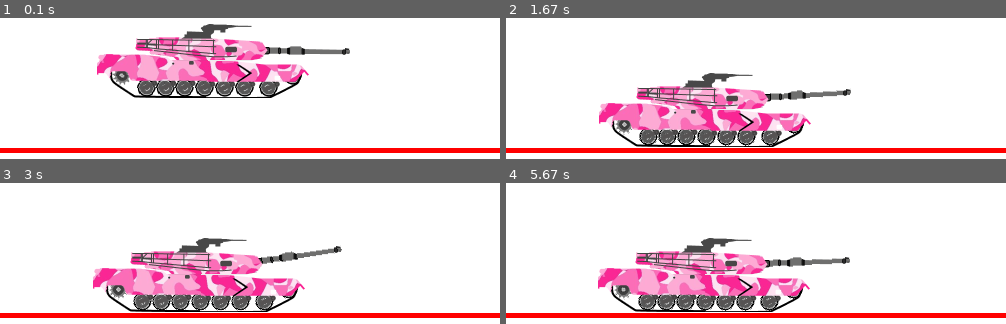
Above: before the commit, frames 1-4 (two rows, left to right).
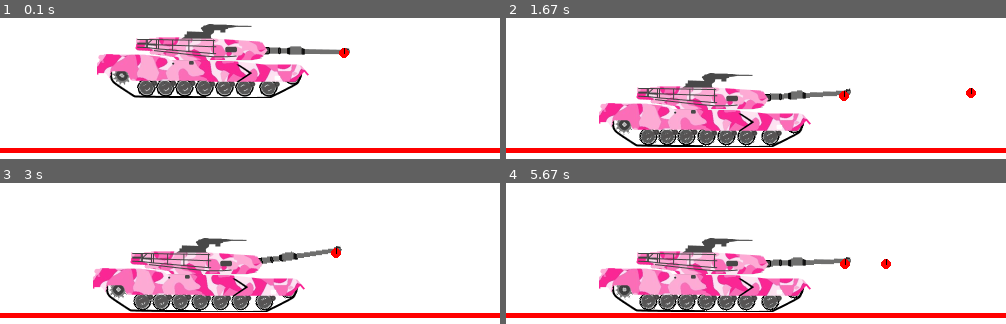
Above: after the commit, the same moments.

Repository: semboko/pygame_sandbox_luka
Game: pygame game, started from main.py
The game is run twice, just before and just after one commit, with the same random seed, the same clock (stepped at 60 frames per second) and the same inputs.
Inputs:
- Up to frame 1 (0.1 s): no input
- Up to frame 2 (1.67 s): tap Space at 0.33, 0.73, 1.03, 1.23, 1.57 s; hold Up 0.67-1.13 s; hold Down 1.17-1.47 s; hold Up from 1.5 s (still down)
- Up to frame 3 (3 s): release Up at 1.87 s; hold Down 1.9-2.27 s; tap Space at 1.97, 2.37, 2.7 s; hold Up 2.3-2.6 s; hold Down 2.63-2.93 s; hold Up from 2.97 s (still down)
- Up to frame 4 (5.67 s): tap Space at 3.03, 3.43, 3.83, 4.17, 4.5, 4.9, 5.3, 5.63 s; release Up at 3.33 s; hold Down 3.37-3.73 s; hold Up 3.77-4.07 s; hold Down 4.1-4.4 s; hold Up 4.43-4.8 s; hold Down 4.83-5.2 s; hold Up 5.23-5.53 s; hold Down from 5.57 s (still down)

The runs differ from the first frame. In frame 1, 0.1% of the frame differs, in the area x 67-70%, y 21-29%; in frame 2, 0.3%; in frame 3, 0.1%; in frame 4, 4.1%, in the area x 18-77%, y 39-92%.

Commit message:
Added ammo

Diff:
--- a/components/ball.py
+++ b/components/ball.py
@@ -10,7 +10,7 @@
     def __init__(self, coord: Tuple[int, int], r: int, s: pymunk.Space) -> None:
         self.body = pymunk.Body()
         self.body.position = coord
-        self.body.velocity_func = self.limit_velocity
+        # self.body.velocity_func = self.limit_velocity
 
         self.radius = r
         self.shape = pymunk.Circle(self.body, r)
--- a/components/tank.py
+++ b/components/tank.py
@@ -73,10 +73,15 @@
         space.add(self.motor)
 
 
+class Ammo(Ball):
+    pass
+
+
 class Tank:
     def __init__(self, origin: Vec2d, space: Space) -> None:
         self.origin = origin
         self.cf = ShapeFilter(group=1)
+        self.space = space
 
         self.tb = PolyComponent(
             origin=origin + Vec2d(0, -30),
@@ -183,6 +188,8 @@
         for wheel in self.wheels:
             space.add(GearJoint(self.rw.body, wheel.body, 0, 1))
 
+        self.ammo, self.ammo_joint = self.create_ammo(space)
+
 
     def create_rear_wheel(self, space: Space) -> RearWheel:
         r = 9
@@ -236,8 +243,38 @@
         self.gun_angle.min += diff
         self.gun_angle.max += diff
 
-    def fire(self):
-        pass
+
+    def create_ammo(self, space: Space) -> Tuple[Ammo, PivotJoint]:
+        bb = self.gun.shape.bb
+        x = bb.right - 5
+        y = bb.top - 15
+        ammo = Ammo((x, y), 5, space)
+        ammo.shape.filter = self.cf
+
+        joint = PivotJoint(
+            ammo.body,
+            self.gun.body,
+            ammo.body.world_to_local(ammo.body.position),
+            self.gun.body.world_to_local(ammo.body.position),
+        )
+        space.add(joint)
+
+        return ammo, joint
+
+    def fire(self) -> Ammo:
+        self.space.remove(self.ammo_joint)
+        angle = self.gun.body.angle
+
+        max_force = 10 ** 5
+
+        impulse_x = max_force
+        impulse_y = 0
+
+        print(degrees(angle))
+        self.ammo.body.apply_impulse_at_local_point((impulse_x, impulse_y), (-5, 0))
+        old_ammo = self.ammo
+        self.ammo, self.ammo_joint = self.create_ammo(self.space)
+        return old_ammo
 
     def render(self, display: Surface) -> None:
         for wheel in self.wheels:
@@ -246,3 +283,4 @@
         self.tb.render(display)
         self.gun.render(display)
         self.turret.render(display)
+        self.ammo.render(display)
--- a/scenes/tank_scene.py
+++ b/scenes/tank_scene.py
@@ -1,12 +1,13 @@
 from pygame import K_a, K_d, K_UP, K_DOWN, KEYDOWN, K_SPACE
-from typing import Sequence
+from typing import Sequence, List
 
 from pygame.event import Event
 from scenes.abstract import BaseScene
 from pymunk import Space, Vec2d
 from components.floor import Floor
-from components.tank import Tank
+from components.tank import Tank, Ammo
 from pygame.surface import Surface
+
 
 
 
@@ -18,10 +19,13 @@
         self.terrain = Floor(self.space)
         self.tank = Tank(Vec2d(100, 190), self.space)
 
+        self.bullets: List[Ammo] = []
+
     def hadnle_event(self, event: Event) -> None:
         if event.type == KEYDOWN:
             if event.key == K_SPACE:
-                self.tank.fire()
+                ammo = self.tank.fire()
+                self.bullets.append(ammo)
 
 
     def handle_pressed_keys(self, keys: Sequence[bool]) -> None:
@@ -45,3 +49,5 @@
         display.fill((255, 255, 255))
         self.terrain.render(display)
         self.tank.render(display)
+        for bullet in self.bullets:
+            bullet.render(display)
